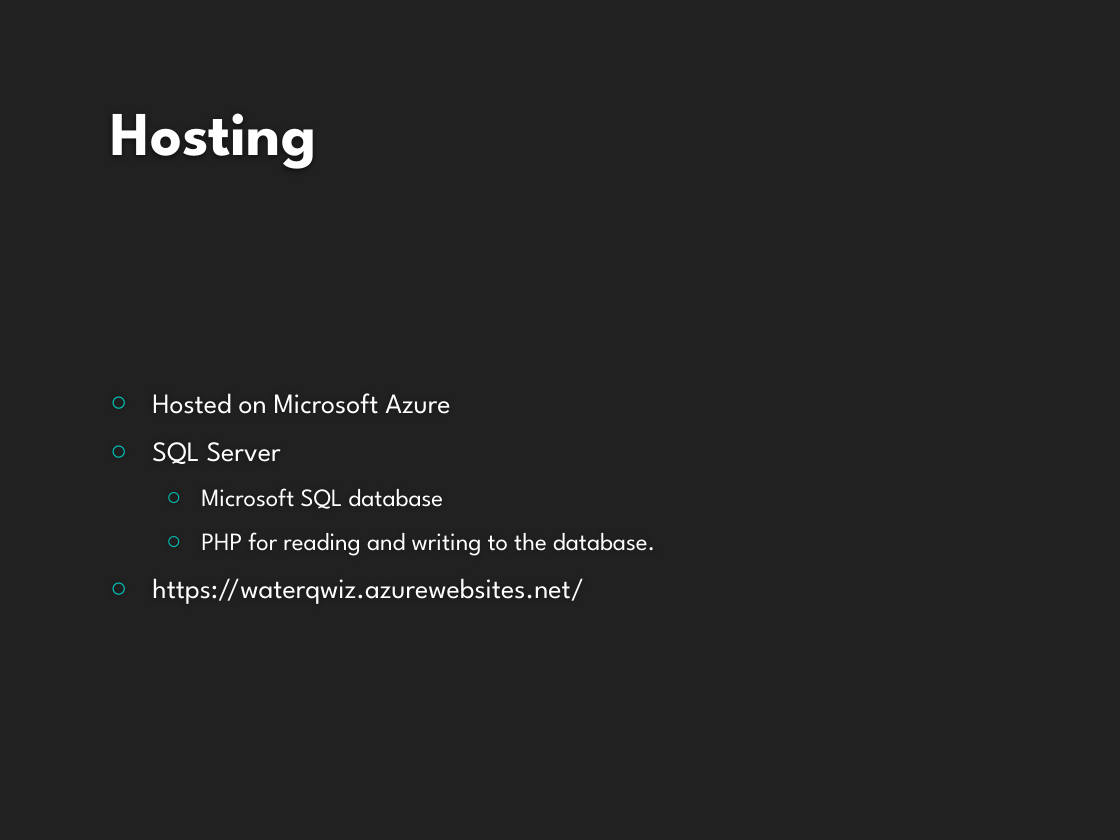
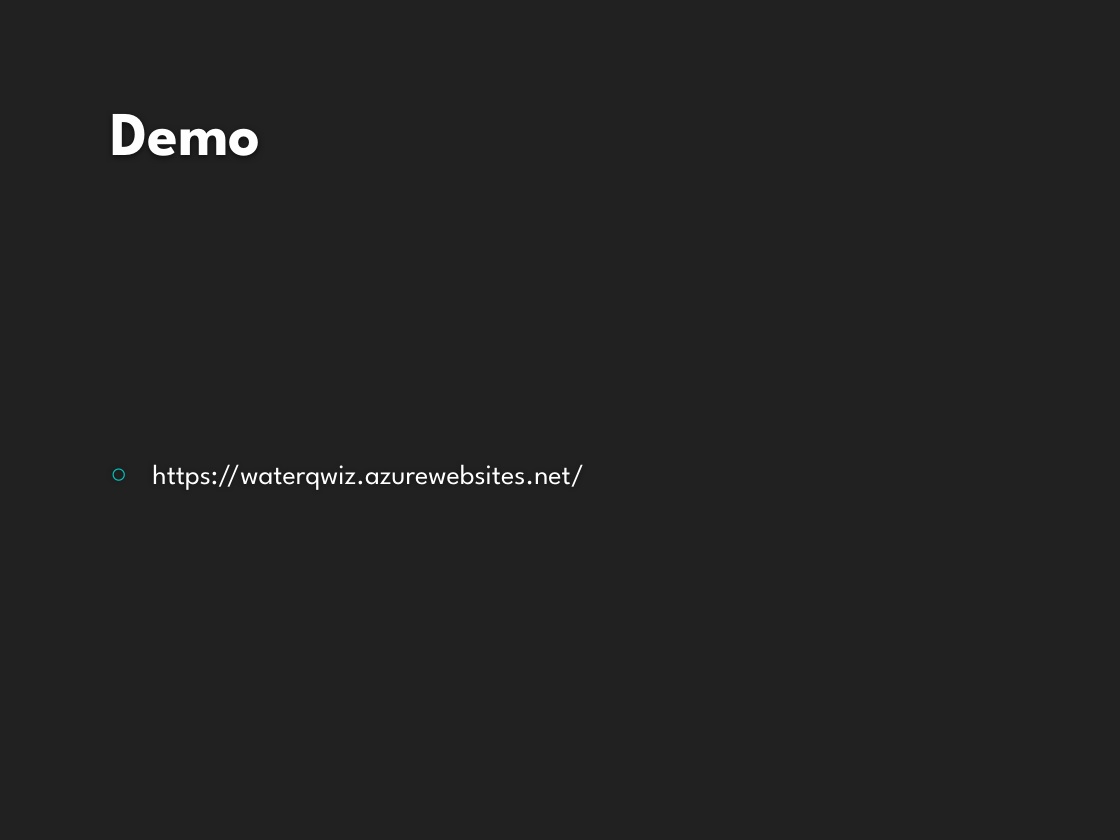
Before and after one commit to HarmanbirD/WaterQwiz, a slide deck: slide 7 of Wasted Water Quiz.pptx (slide 8 before the commit). Drawn at 1120x840 pixels with LibreOffice and Linux fonts; fonts in the diff are those of the drawing; background and template pictures are left out. Boxes give left, top, right and bottom in pixels: in the first picture for what was removed or moved away, otherwise in the second. Text is boxed around its words. In the diff, an @@ line names an element or a change of style, - is before the commit and + after.

```diff
--- a/Wasted Water Quiz.pptx
+++ b/Wasted Water Quiz.pptx
@@ title at box(110, 114, 261, 156): text changed @@
-Hosting
+Demo
@@ text at box(152, 393, 655, 556): paragraphs removed @@
-○ Hosted on Microsoft Azure
-○ SQL Server
-  ○ Microsoft SQL database
-  ○ PHP for reading and writing to the database.
```
Also in this commit, not shown: 3 other slides changed, 1 slide added, 2 slides removed.
